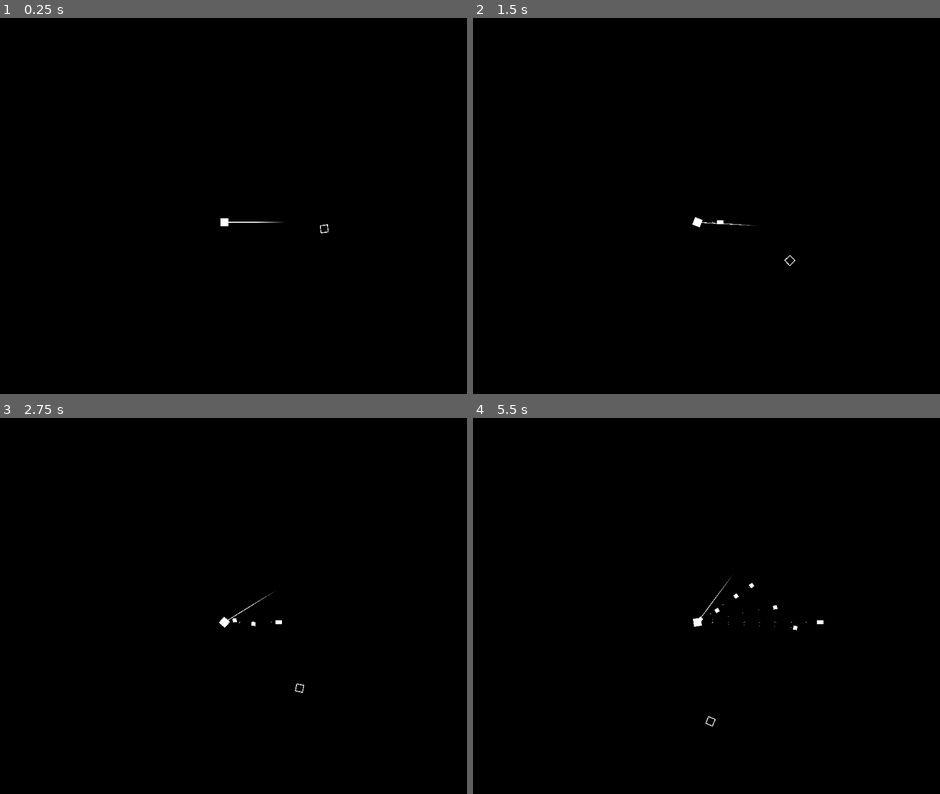
Above: before the commit, frames 1-4 (two rows, left to right).
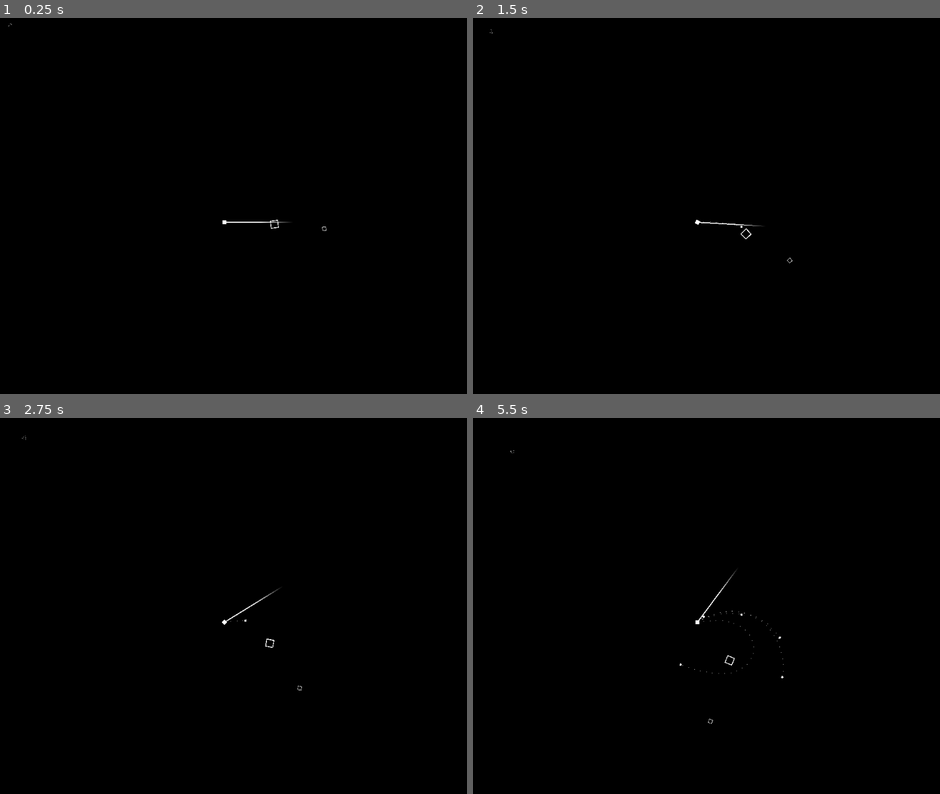
Above: after the commit, the same moments.

Repository: magpie-repos/orbital-asteroid-defense
Game: Godot game, scene res://scenes/main.tscn
Same seed, same stepped clock (60 frames per second), same inputs: the game is played once before the commit and once after it.
Inputs:
- Up to frame 1 (0.25 s): no input
- Up to frame 2 (1.5 s): tap Enter (shoot) at 0.5, 0.6 s; tap Right (gun_clock) at 1.35 s
- Up to frame 3 (2.75 s): tap Enter (shoot) at 1.55, 2.3 s; hold Left (gun_count_clock) from 2.03 s (still down)
- Up to frame 4 (5.5 s): release Left (gun_count_clock) at 2.78 s; tap Enter (shoot) at 2.85, 3.6, 4.55, 5.3 s; tap Right (gun_clock) at 4.35 s; hold Left (gun_count_clock) from 5.03 s (still down)

The runs differ from the first frame. In frame 1, 0.1% of the frame differs, in the area x 1-71%, y 1-58%; in frame 2, 0.1%; in frame 3, 0.2%; in frame 4, 0.3%, in the area x 7-76%, y 8-83%.

Commit message:
Implemented Gravity, Created asteroids
-Missiles affected by gravity
-Reduced scale
-Asteroid scene
-Initial asteroid code
-Updated TODO

Diff:
--- /dev/null
+++ b/asteroid.gd
@@ -0,0 +1,18 @@
+extends Node2D
+
+#Physics Vars
+var mass: float = 0.5
+var speed: float = 15
+var vector: Vector2 = Vector2.ZERO
+
+var rot_speed: float = 8
+
+var player_pos: Vector2 = Vector2.ZERO
+
+func _ready() -> void:
+	vector = position.direction_to(player_pos)
+	add_to_group("has_gravity")
+
+func _process(delta: float) -> void:
+	position += vector * speed * delta
+	rotation += (PI / 180) * rot_speed * delta
--- a/project.godot
+++ b/project.godot
@@ -22,6 +22,10 @@
 window/size/initial_position_type=3
 window/size/resizable=false
 
+[global_group]
+
+has_gravity=""
+
 [input]
 
 gun_count_clock={
--- /dev/null
+++ b/scenes/asteroid.tscn
@@ -0,0 +1,19 @@
+[gd_scene load_steps=3 format=3 uid="uid://d4mj0ypstkb3k"]
+
+[ext_resource type="Script" path="res://asteroid.gd" id="1_48c07"]
+[ext_resource type="Texture2D" uid="uid://cjiw2qahrfkll" path="res://assets/asteroid.png" id="2_quqf6"]
+
+[node name="Asteroid" type="Node2D" groups=["has_gravity"]]
+script = ExtResource("1_48c07")
+
+[node name="AsteroidSprite2D" type="Sprite2D" parent="."]
+scale = Vector2(0.25, 0.25)
+texture = ExtResource("2_quqf6")
+offset = Vector2(8, -33)
+
+[node name="Area2D" type="Area2D" parent="."]
+collision_layer = 2
+collision_mask = 3
+
+[node name="CollisionPolygon2D" type="CollisionPolygon2D" parent="Area2D"]
+polygon = PackedVector2Array(-44.47, 25.305, 0.165, -44.665, 41.51, 25.63)
--- a/scenes/main.tscn
+++ b/scenes/main.tscn
@@ -1,8 +1,9 @@
-[gd_scene load_steps=11 format=3 uid="uid://dwdhvkjw8iiri"]
+[gd_scene load_steps=12 format=3 uid="uid://dwdhvkjw8iiri"]
 
 [ext_resource type="PackedScene" uid="uid://bwbbo87xf2kmb" path="res://scenes/planet.tscn" id="1_66jwk"]
 [ext_resource type="Script" path="res://scripts/player.gd" id="2_5aqob"]
 [ext_resource type="Script" path="res://scripts/gun.gd" id="3_vi33y"]
+[ext_resource type="PackedScene" uid="uid://d4mj0ypstkb3k" path="res://scenes/asteroid.tscn" id="4_xjnlx"]
 
 [sub_resource type="Gradient" id="Gradient_0pebe"]
 colors = PackedColorArray(0, 0, 0, 1, 0, 0, 0, 1)
@@ -38,8 +39,14 @@
 texture = SubResource("GradientTexture2D_qajhe")
 
 [node name="Planet" parent="." instance=ExtResource("1_66jwk")]
+scale = Vector2(0.125, 0.125)
+
+[node name="Planet2" parent="." instance=ExtResource("1_66jwk")]
+orbit_speed = 9.05
+orbit_distance = 100.0
 
 [node name="Player" type="Node2D" parent="."]
+scale = Vector2(0.5, 0.5)
 script = ExtResource("2_5aqob")
 
 [node name="PlayerSprite" type="Sprite2D" parent="Player"]
@@ -56,7 +63,11 @@
 script = ExtResource("3_vi33y")
 
 [node name="GunSprite" type="Sprite2D" parent="Gun"]
-scale = Vector2(1.285, 1.285)
+scale = Vector2(1.44, 2)
 texture = SubResource("GradientTexture1D_svc50")
 centered = false
 offset = Vector2(0, -0.465)
+
+[node name="Asteroid" parent="." instance=ExtResource("4_xjnlx")]
+position = Vector2(-430, -397)
+scale = Vector2(0.1, 0.1)
--- a/scenes/missile.tscn
+++ b/scenes/missile.tscn
@@ -22,14 +22,15 @@
 size = Vector2(8, 8)
 
 [node name="Missile" type="Node2D"]
+scale = Vector2(0.5, 0.5)
 script = ExtResource("1_b326g")
 
 [node name="MissileSprite" type="Sprite2D" parent="."]
 texture = SubResource("GradientTexture2D_cdfaw")
 
 [node name="MissileParticleTrail" type="CPUParticles2D" parent="."]
-amount = 16
-lifetime = 10.0
+amount = 32
+lifetime = 4.0
 texture = SubResource("GradientTexture2D_sm135")
 emission_shape = 3
 emission_rect_extents = Vector2(1, 1)
@@ -46,4 +47,10 @@
 [node name="CollisionShape2D" type="CollisionShape2D" parent="MissileArea2D"]
 shape = SubResource("RectangleShape2D_0t00t")
 
+[node name="MissileLifetime" type="Timer" parent="."]
+wait_time = 30.0
+one_shot = true
+autostart = true
+
 [connection signal="area_entered" from="MissileArea2D" to="." method="_on_missile_area_2d_area_entered"]
+[connection signal="timeout" from="MissileLifetime" to="." method="_on_missile_lifetime_timeout"]
--- a/scenes/planet.tscn
+++ b/scenes/planet.tscn
@@ -17,7 +17,7 @@
 [sub_resource type="RectangleShape2D" id="RectangleShape2D_n1ys1"]
 size = Vector2(64, 64)
 
-[node name="Planet" type="Node2D"]
+[node name="Planet" type="Node2D" groups=["has_gravity"]]
 scale = Vector2(0.25, 0.25)
 script = ExtResource("1_aiqsi")
 
--- a/scripts/gun.gd
+++ b/scripts/gun.gd
@@ -20,7 +20,6 @@
 		if Input.is_action_just_pressed("shoot") && curr_missiles < missile_limit:
 
 			spawn_missile(Vector2.ZERO, Vector2.from_angle(rotation))
-			print(rotation)
 
 func spawn_missile(missile_pos: Vector2, missile_vector: Vector2):
 	var new_missile: Missile = missile_scene.instantiate()
--- a/scripts/missile.gd
+++ b/scripts/missile.gd
@@ -1,26 +1,54 @@
 extends Node2D
 class_name Missile
 
+##Phys Vars
+var velocity: Vector2 = Vector2.UP
 var vector: Vector2 = Vector2.UP
-var speed: float = 50
+var speed: float = 100
+var grav_strength: float = 10^100
+##Refs
 @onready var sprite: Sprite2D = $MissileSprite
 @onready var window_size: Vector2 = get_viewport().size
+
+var grav_bodies: Array [Node]
 
 signal exploded
 
 func _ready() -> void:
-	print("I Live!")
+	velocity = vector * speed
+
 
 func _process(delta: float) -> void:
-	position += vector * speed * delta
-	sprite.rotation = get_angle_to(Vector2.UP)
+	## Handle missile trajectory
+	vector = velocity.normalized()
+	velocity = calc_grav_influence() * grav_strength + vector * speed
+	position += velocity * delta
+	#Point the missile in the direction it's moving
+	sprite.rotation = get_angle_to(velocity.normalized())
 
 	##Check to see if still visible in window; explode if not
-	if abs(position.x) > window_size.x / 2 + 15:
+	if abs(position.x) > (window_size.x / 2 + 15):
 		exploded.emit(self)
-	if abs(position.y) > window_size.y / 2 + 15:
+	if abs(position.y) > (window_size.y / 2 + 15):
 		exploded.emit(self)
 
 func _on_missile_area_2d_area_entered(area: Area2D) -> void:
 	print("Boom!")
 	exploded.emit(self)
+
+func calc_grav_influence() -> Vector2:
+	var grav_influence: Vector2 = Vector2.ZERO
+	#var distance_squared: float = 0
+	var distance: float = 0
+	var direction_to_body: Vector2 = Vector2.ZERO
+
+	grav_bodies = get_tree().get_nodes_in_group("has_gravity")
+	for b in grav_bodies:
+		distance = position.distance_to(b.position)
+		direction_to_body = position.direction_to(b.position)
+		grav_influence += direction_to_body * (b.mass / distance)
+
+	return grav_influence
+
+func _on_missile_lifetime_timeout() -> void:
+	exploded.emit(self)
--- a/scripts/planet.gd
+++ b/scripts/planet.gd
@@ -1,17 +1,20 @@
 extends Node2D
 class_name Planet
 
-var mass: float = 1
+var mass: float = 4
 var rot_speed: float = -0.5
 
 ##Orbit Vars
-var orbit_speed: float = 15
-var orbit_distance: float = 200
+@export var orbit_speed: float = 15
+@export var orbit_distance: float = 200
 var orbit_center: Vector2 = Vector2.ZERO
 var velocity: Vector2 = Vector2.UP
 var vector_from_origin: Vector2 = Vector2.RIGHT
 
 func _ready() -> void:
+	add_to_group("has_gravity")
+	mass *= (scale.x + scale.y) / 2
+
 	orbit_center = get_parent().position
 	position =  orbit_center + (vector_from_origin * orbit_distance)
 
Binary file added: assets/asteroid.png
Not shown, added: assets/asteroid.png.import
Not shown, changed: README.md
